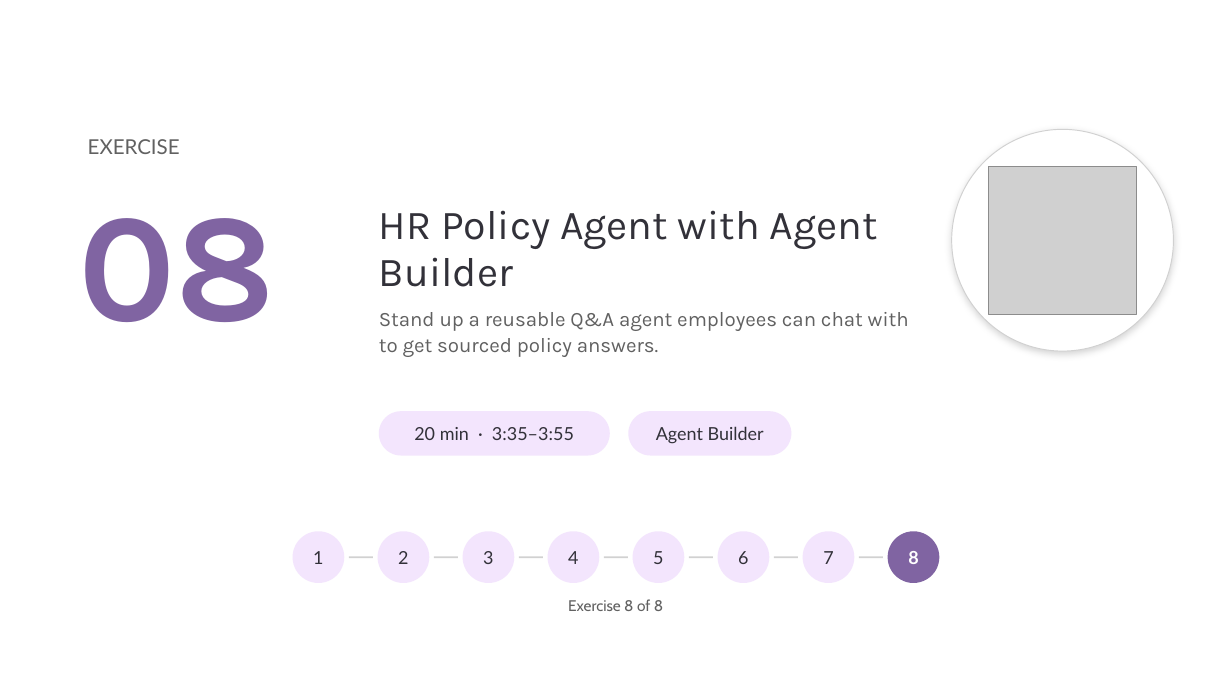
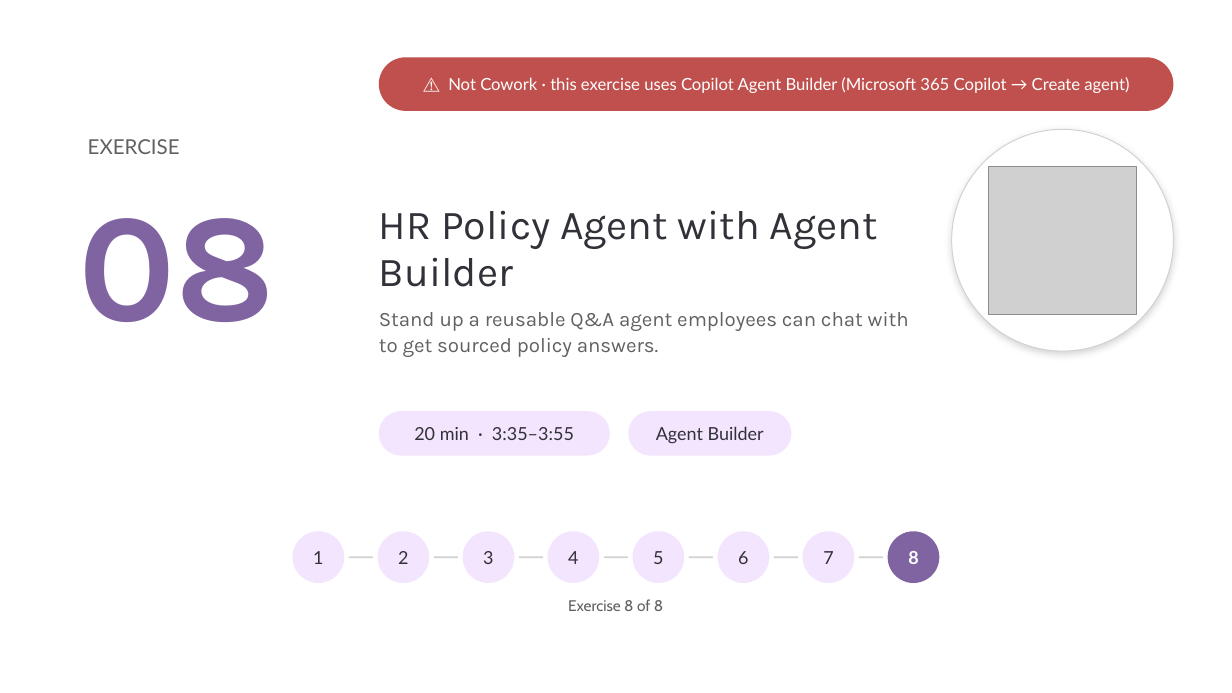
Before and after one commit to ragage/ai_hr_cowork_workshop, a slide deck: slide 47 of instructor-deck.pptx (slide 39 before the commit). Drawn at 1232x693 pixels with LibreOffice and Linux fonts; fonts in the diff are those of the drawing; grey boxes stand for pictures; background and template pictures are left out. Boxes give left, top, right and bottom in pixels: in the first picture for what was removed or moved away, otherwise in the second. Text is boxed around its words. In the diff, an @@ line names an element or a change of style, - is before the commit and + after.

```diff
--- a/instructor-deck.pptx
+++ b/instructor-deck.pptx
@@ rounded rectangle added at box(379, 57, 1174, 111), fill #C0504D @@
@@ text added at box(448, 77, 1129, 93), 13 pt, text #FFFFFF @@
+⚠ Not Cowork · this exercise uses Copilot Agent Builder (Microsoft 365 Copilot → Create agent)
```
Also in this commit, not shown: 2 other slides changed, 9 slides added, 55 other files.
